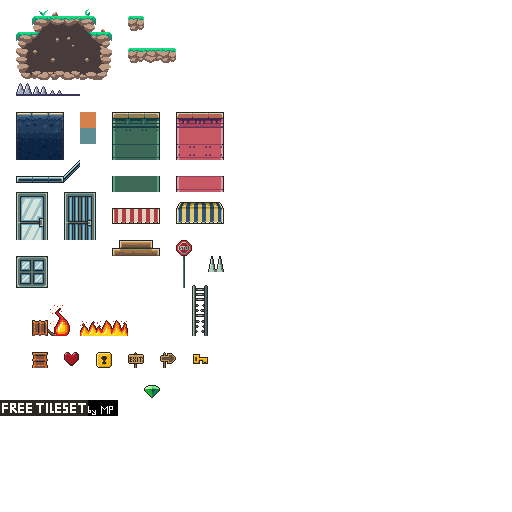
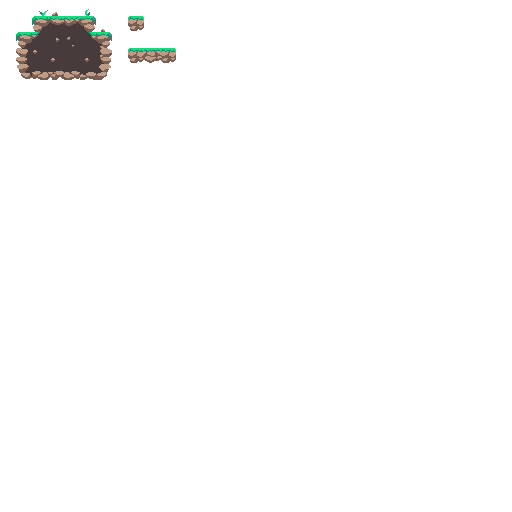
The second 512x512 image is a revision of the first. Changes to its layers:
hid "tileset_city_free" over bbox(0, 112, 224, 416)
hid "spikes" over bbox(16, 83, 80, 96)
